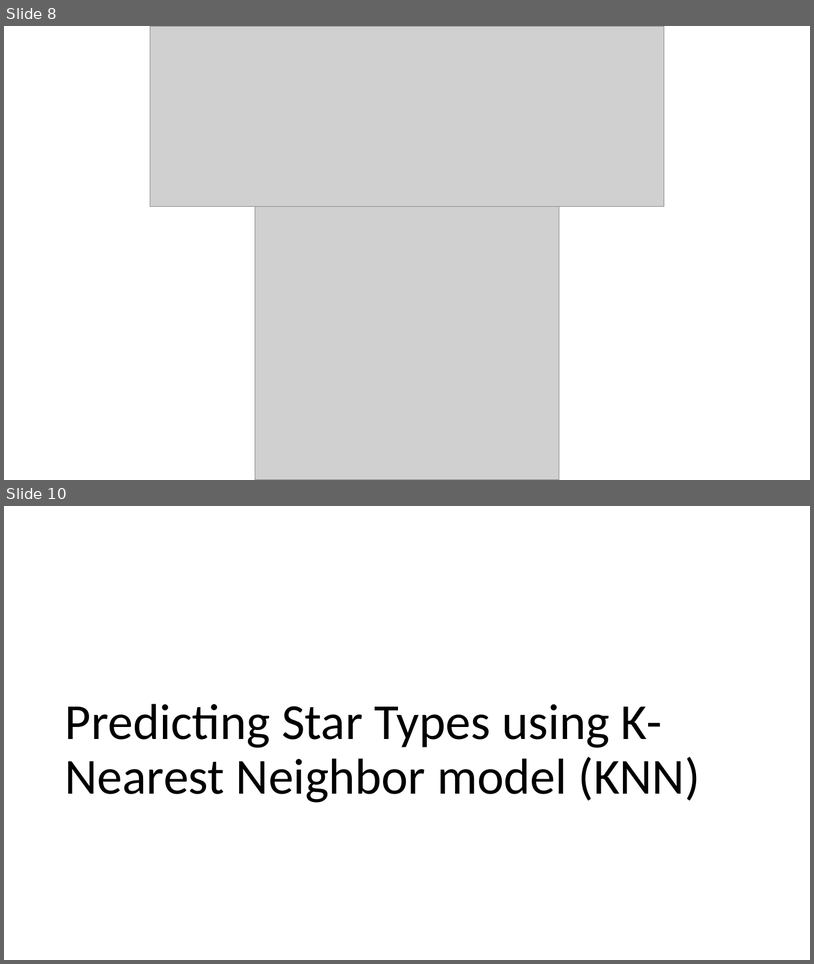
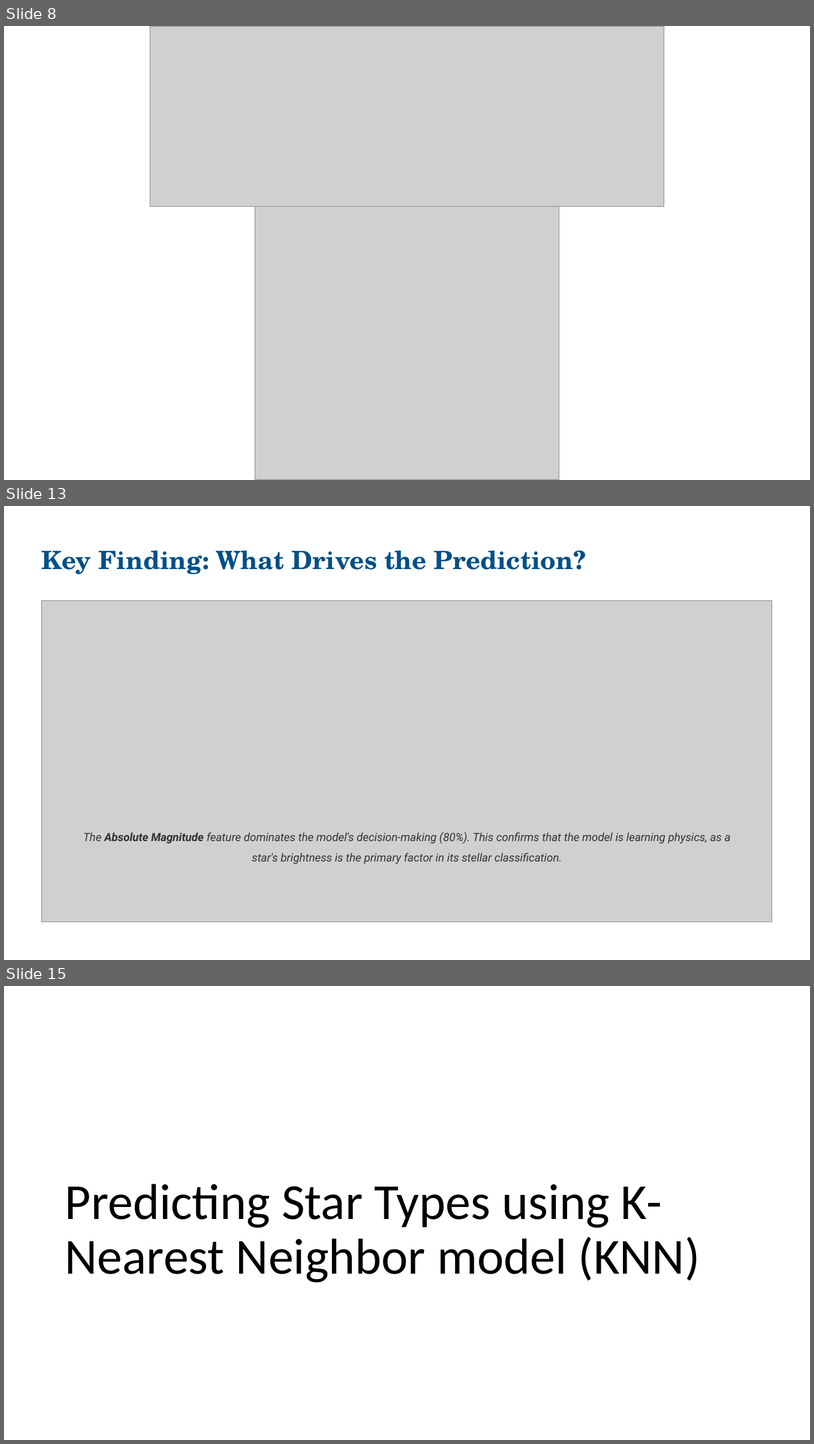
Before and after one commit to aidenhammond/data-science-final-project, a slide deck: data-science-final-projects.pptx. Shown one above the other, each under a label of ours: slides 8 and 10 before the commit, slides 8, 13 and 15 after it; the slides between them are not shown. The pictures are 814x964 and 814x1444 pixels, drawn with LibreOffice and Linux fonts; fonts in the diff are those of the drawing; grey boxes stand for pictures. Boxes give left, top, right and bottom in pixels: in the first picture for what was removed or moved away, otherwise in the second. Text is boxed around its words. In the diff, an @@ line names an element or a change of style, - is before the commit and + after.

```diff
--- a/data-science-final-projects.pptx
+++ b/data-science-final-projects.pptx
@@ slide 13 added at (4,506,810,960), background #FFFFFF @@
@@ text added at (42,550,586,574), 30 pt, text #005088, bold @@
+Key Finding: What Drives the Prediction?
@@ picture added at (42,600,772,922) @@
@@ text added at (83,832,731,864), 13.5 pt, text #333333, italic @@
+The Absolute Magnitude feature dominates the model's decision-making (80%). This confirms that the model is learning physics, as a star's brightness is the primary factor in its stellar classification.
@@ what was slide 10 is now slide 15 @@
```
Also in this commit, not shown: 1 slide changed, 4 other slides added.
